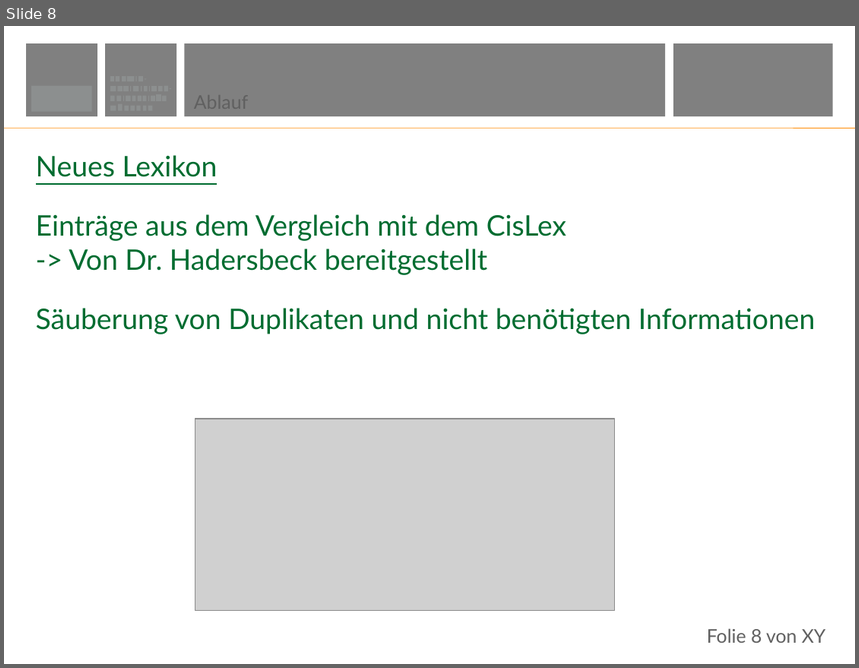
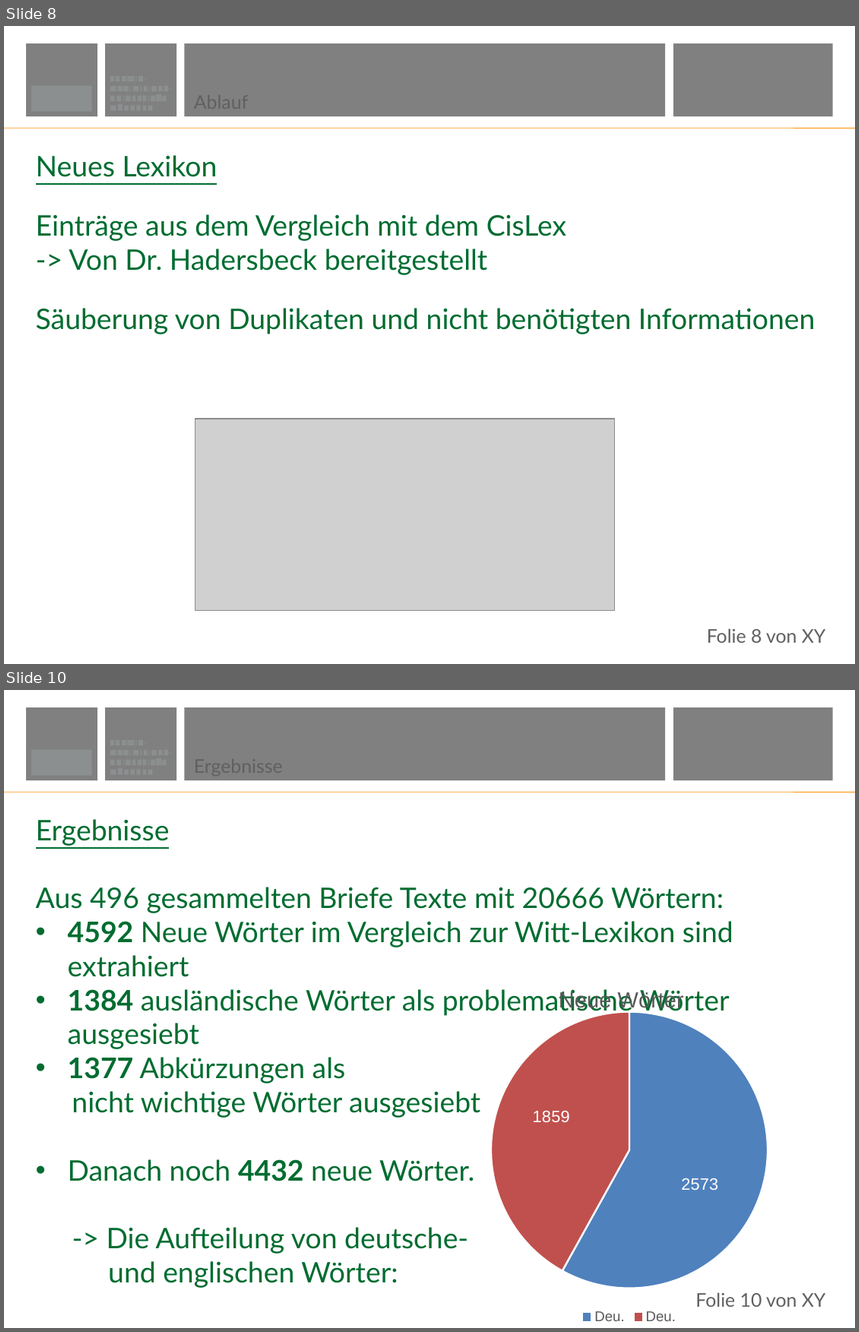
Before and after one commit to MaxEntGirl/wast-master-2018, a slide deck: L_lex/Vortrag.pptx. Shown one above the other, each under a label of ours: slide 8 before the commit, slides 8 and 10 after it; the slides between them are not shown. The pictures are 859x668 and 859x1332 pixels, drawn with LibreOffice and Linux fonts; fonts in the diff are those of the drawing; grey boxes stand for pictures; background and template pictures are left out. Boxes give left, top, right and bottom in pixels: in the first picture for what was removed or moved away, otherwise in the second. Text is boxed around its words. In the diff, an @@ line names an element or a change of style, - is before the commit and + after.

```diff
--- a/L_lex/Vortrag.pptx
+++ b/L_lex/Vortrag.pptx
@@ slide 10 added at (4, 690, 855, 1328), background #FFFFFF; not listed: 44 template elements that a slide beside it also shows @@
@@ text added at (36, 819, 170, 846), 16 pt, text #606060 @@
+Ergebnisse
@@ text added at (36, 887, 734, 1288), 24 pt, text #006C30 @@
+Ergebnisse
+Aus 496 gesammelten Briefe Texte mit 20666 Wörtern:
+• 4592 Neue Wörter im Vergleich zur Witt-Lexikon sind extrahiert
+• 1384 ausländische Wörter als problematische Wörter ausgesiebt
+• 1377 Abkürzungen als
+nicht wichtige Wörter ausgesiebt
+• Danach noch 4432 neue Wörter.
+-> Die Aufteilung von deutsche-
+und englischen Wörter:
@@ pie chart added at (346, 951, 855, 1328) @@
+title "Neue Wörter"
+categories: Deu., Deu.
+Neue Wörter: 2573, 1859
```
Also in this commit, not shown: 1 slide changed, 3 other slides added.
